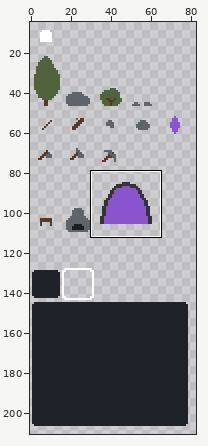
Edited in one commit: sprite sheet (public/textures/atlas.png). Above: a wide view before the commit, with the close-up outlined.
Close-up. Old version:
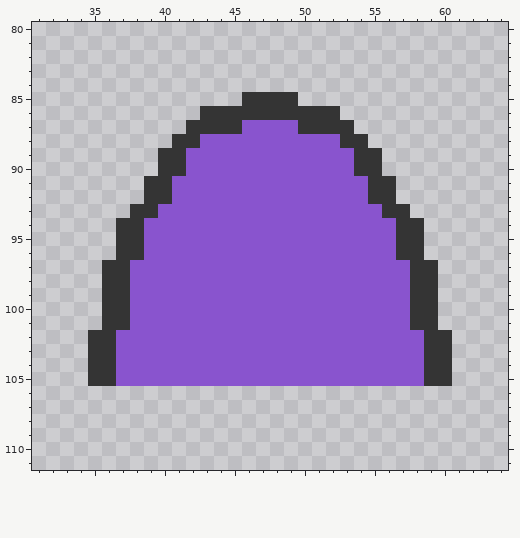
The file is 256x256 pixels. Shown: x 31..64, y 80..111. The wide view leaves out empty margins.
Once edited:
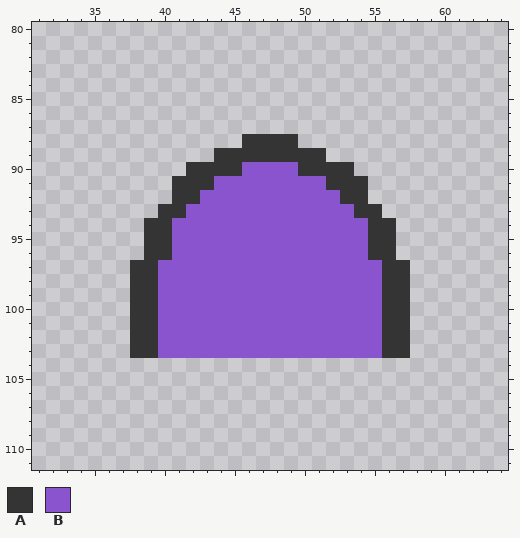
Palette (. is transparent): A #343434  B #8954ce
Author's note on the commit: style: portal sprite
Changes in this commit:
@@ x 31..64 @@
  84 ..................................
- 85 ...............AAAA...............
- 86 ............AAAAAAAAAA............
- 87 ...........AAAABBBBAAAA...........
- 88 ..........AABBBBBBBBBBAA..........
- 89 .........AABBBBBBBBBBBBAA.........
- 90 .........AABBBBBBBBBBBBAA.........
- 91 ........AABBBBBBBBBBBBBBAA........
- 92 ........AABBBBBBBBBBBBBBAA........
- 93 .......AABBBBBBBBBBBBBBBBAA.......
- 94 ......AABBBBBBBBBBBBBBBBBBAA......
- 95 ......AABBBBBBBBBBBBBBBBBBAA......
- 96 ......AABBBBBBBBBBBBBBBBBBAA......
- 97 .....AABBBBBBBBBBBBBBBBBBBBAA.....
- 98 .....AABBBBBBBBBBBBBBBBBBBBAA.....
- 99 .....AABBBBBBBBBBBBBBBBBBBBAA.....
-100 .....AABBBBBBBBBBBBBBBBBBBBAA.....
-101 .....AABBBBBBBBBBBBBBBBBBBBAA.....
-102 ....AABBBBBBBBBBBBBBBBBBBBBBAA....
-103 ....AABBBBBBBBBBBBBBBBBBBBBBAA....
-104 ....AABBBBBBBBBBBBBBBBBBBBBBAA....
-105 ....AABBBBBBBBBBBBBBBBBBBBBBAA....
+ 85 ..................................
+ 86 ..................................
+ 87 ..................................
+ 88 ...............AAAA...............
+ 89 .............AAAAAAAA.............
+ 90 ...........AAAABBBBAAAA...........
+ 91 ..........AAABBBBBBBBAAA..........
+ 92 ..........AABBBBBBBBBBAA..........
+ 93 .........AABBBBBBBBBBBBAA.........
+ 94 ........AABBBBBBBBBBBBBBAA........
+ 95 ........AABBBBBBBBBBBBBBAA........
+ 96 ........AABBBBBBBBBBBBBBAA........
+ 97 .......AABBBBBBBBBBBBBBBBAA.......
+ 98 .......AABBBBBBBBBBBBBBBBAA.......
+ 99 .......AABBBBBBBBBBBBBBBBAA.......
+100 .......AABBBBBBBBBBBBBBBBAA.......
+101 .......AABBBBBBBBBBBBBBBBAA.......
+102 .......AABBBBBBBBBBBBBBBBAA.......
+103 .......AABBBBBBBBBBBBBBBBAA.......
+104 ..................................
+105 ..................................
 106 ..................................
